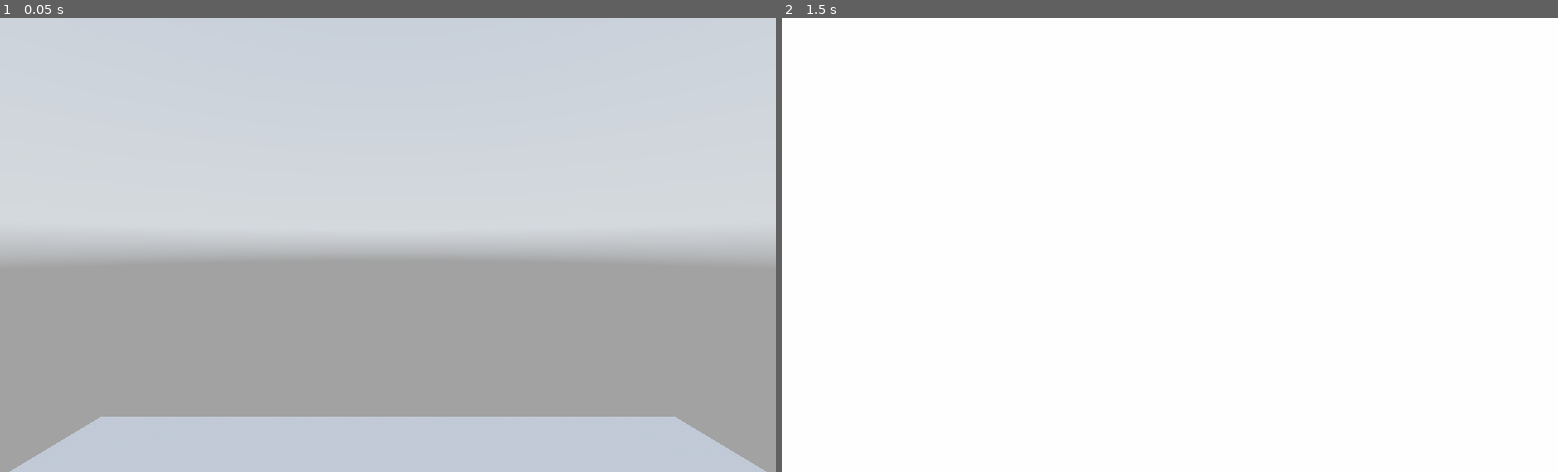
Above: before the commit, frames 1-2 (left to right).
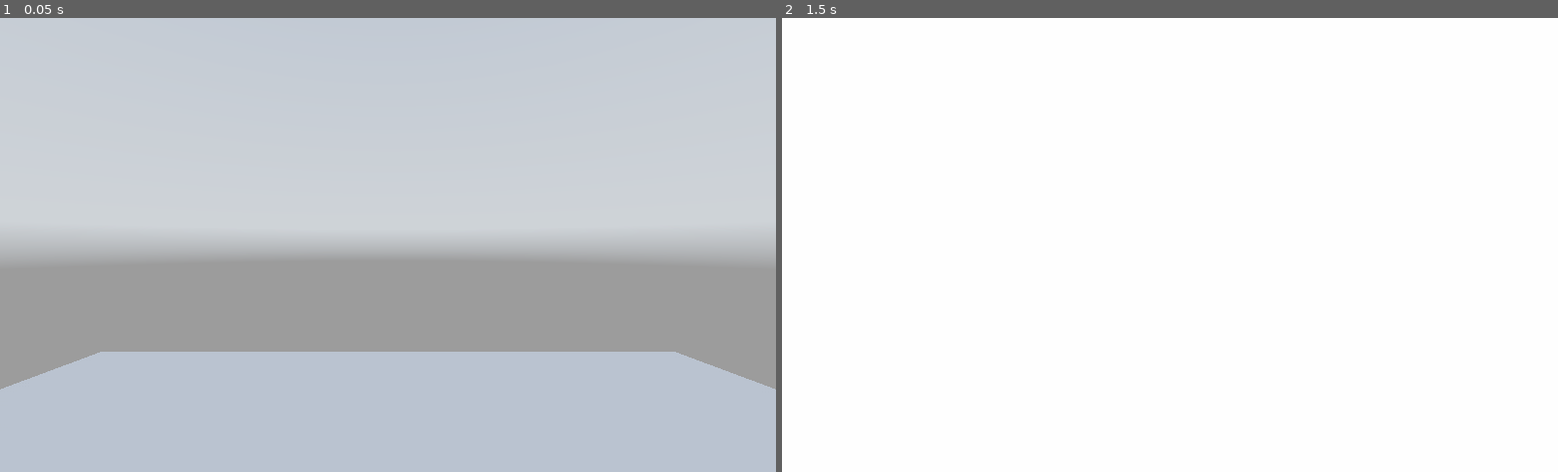
Above: after the commit, the same moments.

Repository: MilkAndBanana01/GODOT-FPS-Toolkit
Game: Godot game, scene res://World.tscn
Two runs of this game, one before a commit and one after it. Both use one fixed random seed, a clock stepped at 60 frames per second and the inputs below. A sky picture missing from this copy of the repository is replaced by a grey-blue gradient.
Inputs (mouse positions are in pixels of both pictures, inside the frame that each line leads up to):
- Up to frame 1 (0.05 s): no input
- Up to frame 2 (1.5 s): tap Enter at 0.5 s; move the mouse to (1208, 245) at 0.52 s; hold Ctrl (crouch) 0.53-1.28 s; hold W (move_forward) from 0.53 s (still down); tap Space (jump) at 0.77, 1.25 s; move the mouse to (1131, 245) at 1.27 s; tap Ctrl (crouch) at 1.35 s

The runs differ from the first frame. In frame 1, 15% of the frame differs, in the area x 0-100%, y 73-100%; in frame 2, nothing differs.

Commit message:
Interpolated crouch height

Diff:
--- a/GODOT FPS Toolkit (Godot 3.4)/Player/Abilities/Camera/Camera.gd
+++ b/GODOT FPS Toolkit (Godot 3.4)/Player/Abilities/Camera/Camera.gd
@@ -5,6 +5,8 @@
 
 var movementNode
 var crouchNode
+
+var currentHeight : float
 
 onready var camera = Camera.new()
 onready var head = Spatial.new()
@@ -33,9 +35,9 @@
 
 func _input(event: InputEvent) -> void:
 	if Input.is_action_pressed('crouch'):
-		head.translation.y = crouchNode.crouchHeight
+		currentHeight = crouchNode.crouchHeight
 	else:
-		head.translation.y = movementNode.height
+		currentHeight = movementNode.height
 
 func _ready():
 	if Engine.is_editor_hint() == false:
@@ -46,6 +48,11 @@
 		movementNode = player.get_node('Movement')
 		crouchNode = player.get_node('Movement/Crouch')
 		addCamera()
+func _process(delta: float) -> void:
+	if crouchNode.heightConfiguration == 0:
+		head.translation.y = currentHeight
+	else:
+		head.translation.y = lerp(head.translation.y,currentHeight,crouchNode.heightInterpolation * delta)
 
 func updateHeight(h):
 	head.translation.y = h
--- a/GODOT FPS Toolkit (Godot 3.4)/Player/Abilities/Movement/Crouch/Crouch.gd
+++ b/GODOT FPS Toolkit (Godot 3.4)/Player/Abilities/Movement/Crouch/Crouch.gd
@@ -4,6 +4,7 @@
 export var crouchSpeed := 5
 export var crouchHeight := 0.5
 export(int,'Instant','Interpolated') var heightConfiguration := 0
+export(float,1,100) var heightInterpolation := 4
 export var allowMidAir := false
 export(int,'Affect Height','Affect Speed','Affect Both') var midAirConfiguration := 0
 
--- a/GODOT FPS Toolkit (Godot 3.4)/World.tscn
+++ b/GODOT FPS Toolkit (Godot 3.4)/World.tscn
@@ -1,15 +1,8 @@
-[gd_scene load_steps=6 format=2]
+[gd_scene load_steps=4 format=2]
 
 [ext_resource path="res://Player/Player.tscn" type="PackedScene" id=1]
 [ext_resource path="res://default_env.tres" type="Environment" id=2]
 [ext_resource path="res://Player/Abilities/Movement/Run/Run.gd" type="Script" id=3]
-
-[sub_resource type="CapsuleShape" id=1]
-radius = 0.5
-
-[sub_resource type="CapsuleShape" id=2]
-radius = 0.5
-height = 0.5
 
 [node name="WorldEnvironment" type="WorldEnvironment"]
 environment = ExtResource( 2 )
@@ -28,20 +21,9 @@
 [node name="Jump Settings" parent="Player/Movement/Gravity" index="1"]
 jumpLimit = 10
 
-[node name="Crouch" parent="Player/Movement" index="2"]
-crouchHeight = 1.0
-
 [node name="Run" parent="Player/Movement" index="3"]
 script = ExtResource( 3 )
 runningSpeed = 20
-
-[node name="CollisionShape" type="CollisionShape" parent="Player"]
-transform = Transform( 1, 0, 0, 0, -4.37114e-08, 1, 0, -1, -4.37114e-08, 0, 0, 0 )
-shape = SubResource( 1 )
-
-[node name="CollisionShape2" type="CollisionShape" parent="Player"]
-transform = Transform( 1, 0, 0, 0, -4.37114e-08, 1, 0, -1, -4.37114e-08, 0, -0.25, 0 )
-shape = SubResource( 2 )
 
 [editable path="Player"]
 [editable path="Player/Movement"]
